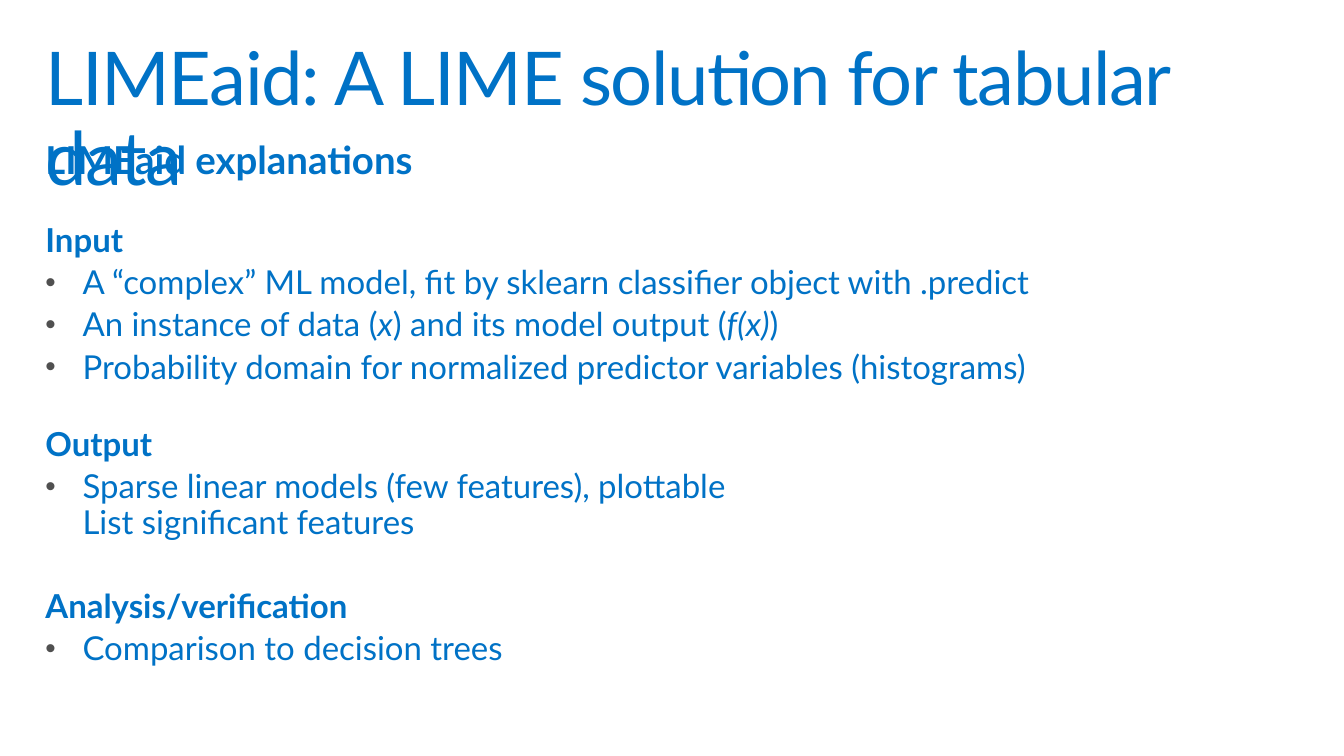
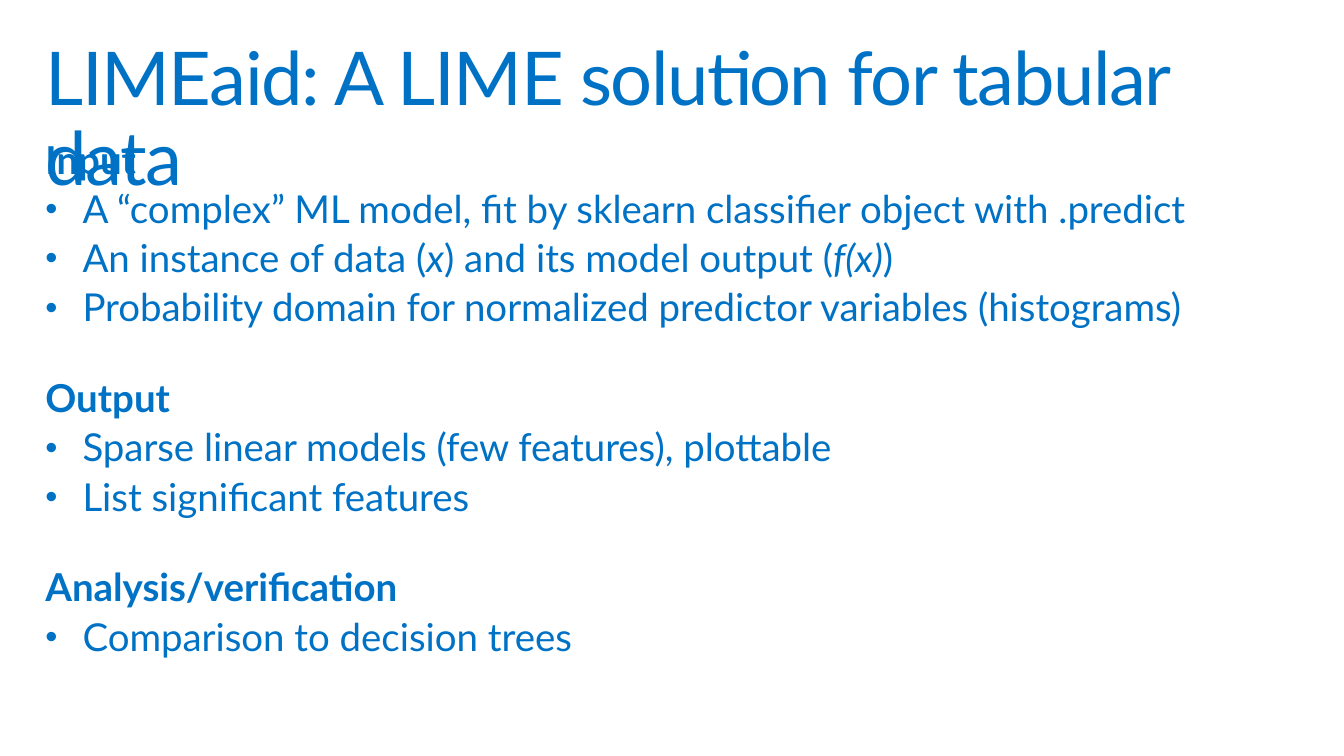
Before and after one commit to PKing70/LIMEaid, a slide deck: slide 3 of docs/LIMEaid_Final.pptx. Drawn at 1344x756 pixels with LibreOffice and Linux fonts; fonts in the diff are those of the drawing; background and template pictures are left out. Boxes give left, top, right and bottom in pixels: in the first picture for what was removed or moved away, otherwise in the second. Text is boxed around its words. In the diff, an @@ line names an element or a change of style, - is before the commit and + after.

```diff
--- a/docs/LIMEaid_Final.pptx
+++ b/docs/LIMEaid_Final.pptx
@@ text at <box>45,140,412,181</box>: paragraph removed @@
-LIMEaid explanations
@@ text at <box>45,140,1185,658</box>: size 24 to 28 pt in "Input", "A “complex” ML model, fit by sklearn ...", "An instance of data (x) and its ...", "Probability domain for normalized predictor variables (histo ..." and 3 more places; bullet colour #505050 to #0072C6 @@
@@ text at <box>83,431,831,518</box>: text changed; size 24 to 28 pt @@
-• Sparse linear models (few features), plottable
-  List significant features
+• Sparse linear models (few features), plottable
+• List significant features
```
Also in this commit, not shown: 7 other slides changed, 4 other files.
